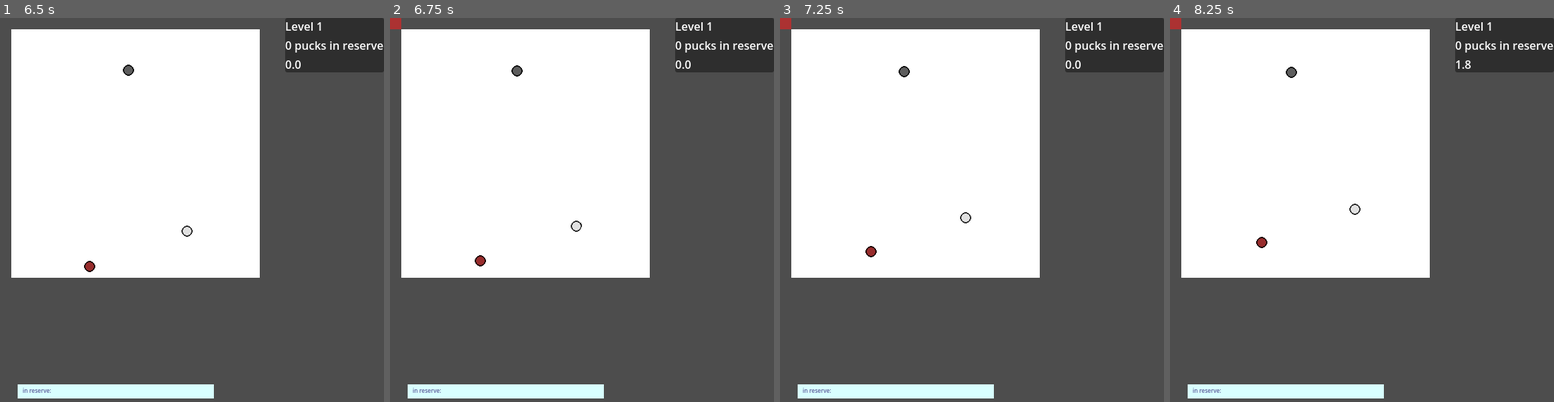
Above: before the commit, frames 1-4 (left to right).
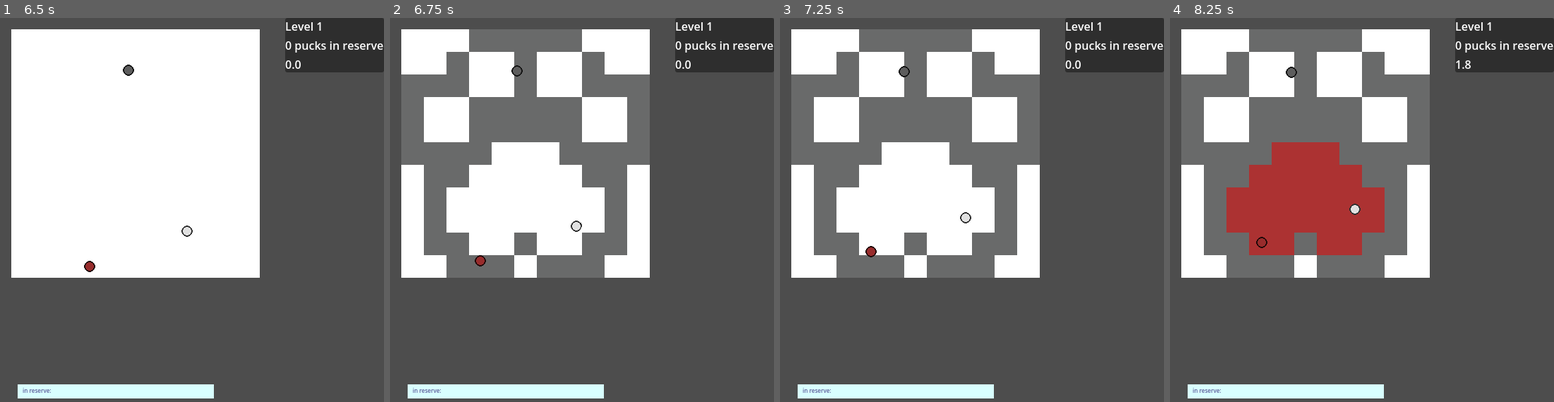
Above: after the commit, the same moments.

Repository: autumn-heights/levelherup-jam-2026
Game: Godot game, scene res://scenes/world.tscn
Same seed, same stepped clock (60 frames per second), same inputs: the game is played once before the commit and once after it.
Inputs (mouse positions are in pixels of both pictures, inside the frame that each line leads up to):
- Up to frame 1 (6.5 s): tap Enter at 0.5 s; move the mouse to (276, 190) at 0.52 s; press the mouse at (276, 190) at 0.53 s; tap Space at 1.25 s; move the mouse to (115, 229) at 1.27 s; release the mouse at (115, 229) at 1.28 s; click (115, 229) at 1.35 s; move the mouse to (230, 125) at 2.02 s; press the mouse at (230, 125) at 2.03 s; move the mouse to (172, 286) at 2.77 s; release the mouse at (172, 286) at 2.78 s; click (172, 286) at 2.85 s; move the mouse to (307, 267) at 3.52 s; press the mouse at (307, 267) at 3.53 s; move the mouse to (76, 152) at 4.27 s; release the mouse at (76, 152) at 4.28 s; click (76, 152) at 4.35 s; move the mouse to (211, 210) at 5.02 s; press the mouse at (211, 210) at 5.03 s; move the mouse to (134, 114) at 5.77 s; release the mouse at (134, 114) at 5.78 s; click (134, 114) at 5.85 s
- Up to frame 2 (6.75 s): move the mouse to (666, 190) at 6.52 s; press the mouse at (666, 190) at 6.53 s
- Up to frame 3 (7.25 s): no input
- Up to frame 4 (8.25 s): move the mouse to (1285, 229) at 7.27 s; release the mouse at (1285, 229) at 7.28 s; click (1285, 229) at 7.35 s; move the mouse to (1400, 125) at 8.02 s; press the mouse at (1400, 125) at 8.03 s

Frame 1 is identical in both runs. In frame 2, 19% of the frame differs, in the area x 0-68%, y 0-68%; in frame 3, 19%; in frame 4, 28%.

Commit message:
wip

Diff:
--- a/fill-bucket-golf/World/level_grid.gd
+++ b/fill-bucket-golf/World/level_grid.gd
@@ -46,9 +46,12 @@
 # receive the puck landing event
 func puck_landed(puck: Puck):
 	#identify region
-	var cell : Vector2i = get_cell_atlas_coords(puck.position)
-	var artmap :ArtMap  = GetCell(cell.x, cell.y)
-	SetRegion(artmap.Region, Vector2i(3,0)) #to do: get the colour from the puck
+	var local = to_local(puck.position)
+	var map = local_to_map(local)
+	var artmap :ArtMap  = GetCell(map.x, map.y)
+	#flip colour - bug
+	var colour = Vector2i(puck.colour_id.y, puck.colour_id.x)
+	SetRegion(artmap.Region, colour)
 
 func ResetWorld(clearWorld = true) -> void:
 	clear()
